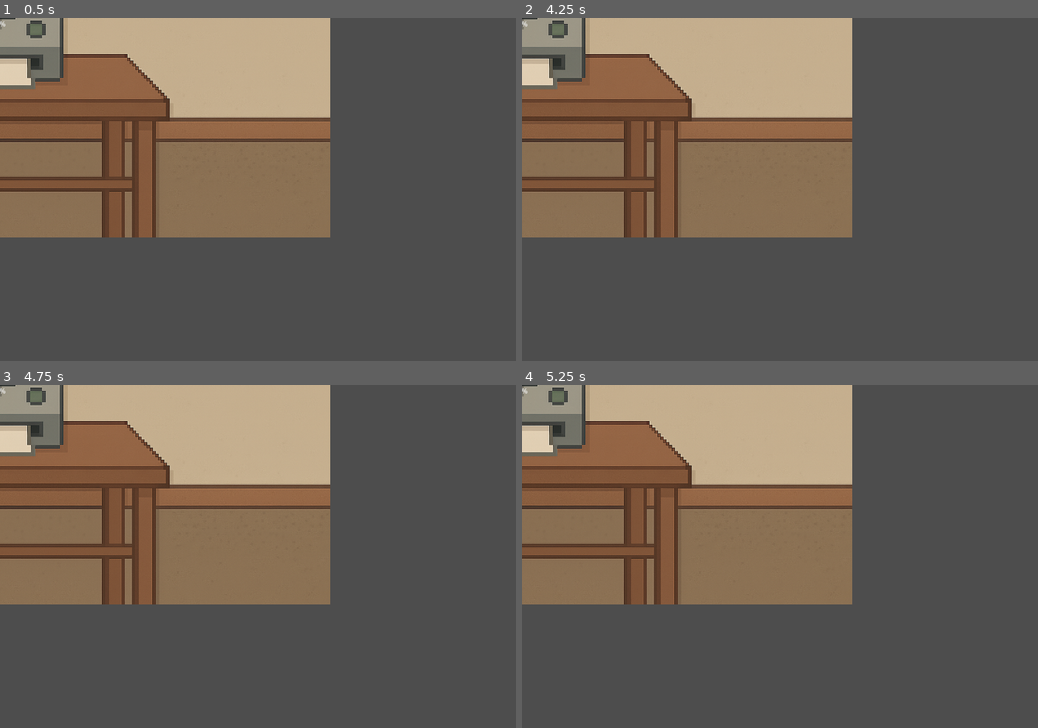
Above: before the commit, frames 1-4 (two rows, left to right).
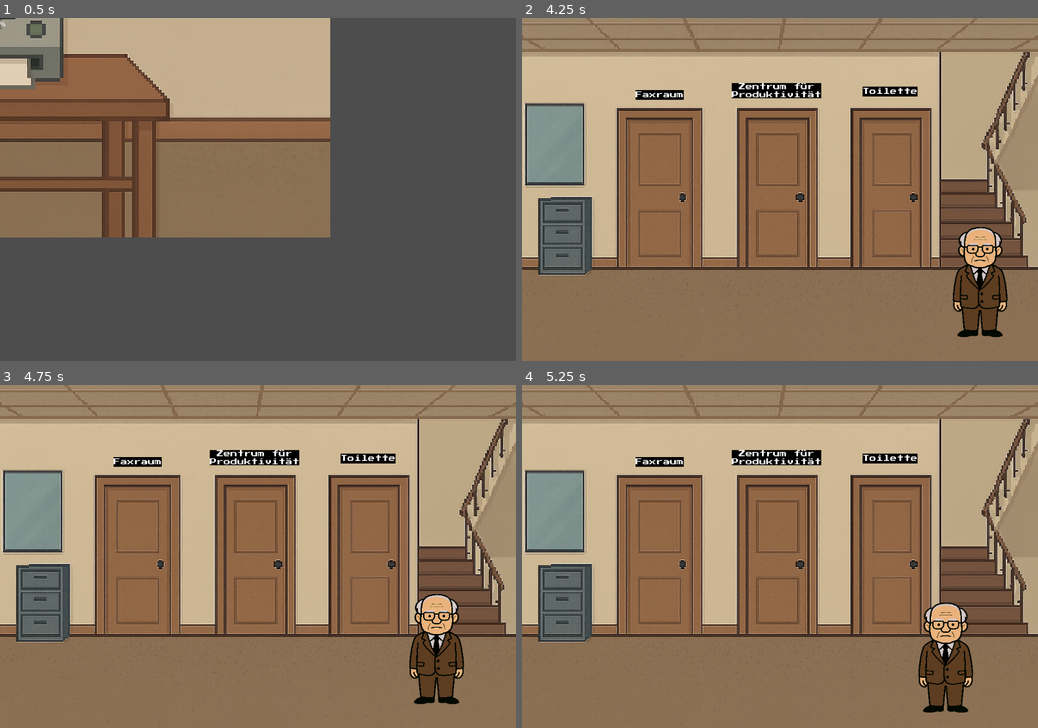
Above: after the commit, the same moments.

Repository: tobstar97/beamtensimulator
Game: Godot game, scene res://scenes/minigames/fax_game.tscn
Same seed, same stepped clock (60 frames per second), same inputs: the game is played once before the commit and once after it. This scene is started directly instead of the project's main scene.
Inputs:
- Up to frame 1 (0.5 s): no input
- Up to frame 2 (4.25 s): tap Enter (ui_accept) at 0.5, 0.77, 0.8, 1.07, 1.25, 1.35, 1.52, 1.82, 2, 2.3, 2.75, 3.02, 3.32, 3.5, 3.6, 3.77, 4.07 s; hold D (move_right) 0.53-1.28 s; tap Space (ui_select) at 0.6, 1.55, 2.1, 2.85 s; hold S (move_down) 1.28-2.03 s; hold D (move_right) 2.03-2.78 s; hold W (move_up) 2.78-3.53 s; hold A (move_left) from 3.53 s (still down); tap Escape (ui_cancel) at 4.15 s
- Up to frame 3 (4.75 s): keep holding A (move_left); tap Space (ui_select) at 4.35 s; tap Enter (ui_accept) at 4.52 s
- Up to frame 4 (5.25 s): tap Enter (ui_accept) at 4.82 s; release A (move_left) at 5.03 s; hold S (move_down) from 5.03 s (still down); tap Space (ui_select) at 5.1 s

Frame 1 is identical in both runs. In frame 2, 86% of the frame differs, in the area x 0-100%, y 0-100%; in frame 3, 86%; in frame 4, 86%.

Commit message:
fix hintergrund

Diff:
--- a/beamtensimulator-2025/scenes/main_office.tscn
+++ b/beamtensimulator-2025/scenes/main_office.tscn
@@ -28,6 +28,7 @@
 [node name="MainOffice" type="Node2D"]
 
 [node name="TextureRect" type="TextureRect" parent="."]
+texture_filter = 1
 offset_right = 1200.0
 offset_bottom = 800.0
 size_flags_vertical = 4
--- a/beamtensimulator-2025/scenes/minigames/fax_game.tscn
+++ b/beamtensimulator-2025/scenes/minigames/fax_game.tscn
@@ -1,10 +1,13 @@
-[gd_scene load_steps=2 format=3 uid="uid://uq4utp07fdwb"]
+[gd_scene load_steps=3 format=3 uid="uid://uq4utp07fdwb"]
 
+[ext_resource type="Script" uid="uid://dot0xn1jipxry" path="res://scripts/fax/fax_game.gd" id="1_i0stg"]
 [ext_resource type="Texture2D" uid="uid://d2d7nqw2d6ab1" path="res://assets/gfx/wettfaxen_bg.png" id="1_xx8a7"]
 
 [node name="FaxGame" type="Node2D"]
+script = ExtResource("1_i0stg")
 
 [node name="Sprite2D" type="Sprite2D" parent="."]
+texture_filter = 1
 texture = ExtResource("1_xx8a7")
 
 [node name="ProgressBar" type="ProgressBar" parent="."]
@@ -12,6 +15,7 @@
 offset_bottom = 27.0
 
 [node name="HintLabel" type="Label" parent="."]
+visible = false
 offset_right = 40.0
 offset_bottom = 23.0
 
--- /dev/null
+++ b/beamtensimulator-2025/scripts/fax/fax_game.gd
@@ -0,0 +1,30 @@
+extends Node2D
+
+@export var return_scene = "res://scenes/main_office.tscn"
+var progress := 0.0
+var help_visible := false
+
+@onready var progress_bar := $ProgressBar
+@onready var label_hint := $HintLabel
+
+func _ready():
+	progress = 0
+	progress_bar.value = progress
+	label_hint.visible = false
+
+func _process(delta):
+	if Input.is_action_just_pressed("ui_accept") or Input.is_action_just_pressed("ui_select"):
+		progress += 5
+		progress_bar.value = progress
+		if progress >= 100:
+			progress = 100
+			progress_bar.value = progress
+			await get_tree().create_timer(0.5).timeout
+			get_tree().change_scene_to_file(return_scene)
+
+	if Input.is_action_just_pressed("ui_cancel"):
+		get_tree().change_scene_to_file(return_scene)
+
+	if Input.is_action_just_pressed("h"):
+		help_visible = not help_visible
+		label_hint.visible = help_visible
Not shown, added: beamtensimulator-2025/scripts/fax/fax_game.gd.uid
